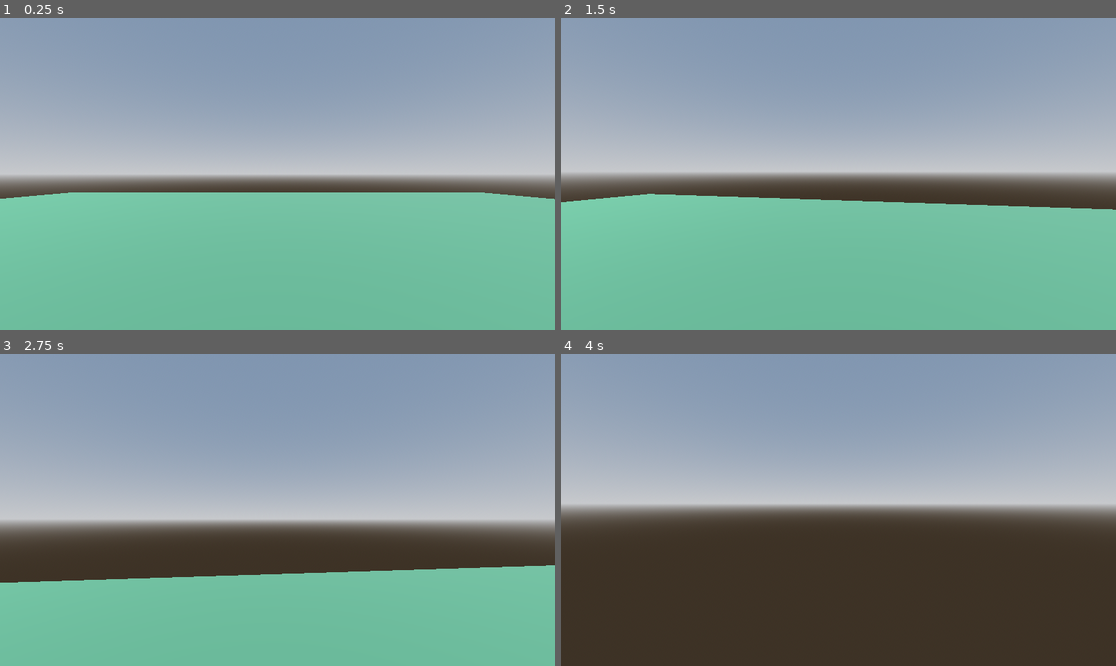
Above: before the commit, frames 1-4 (two rows, left to right).
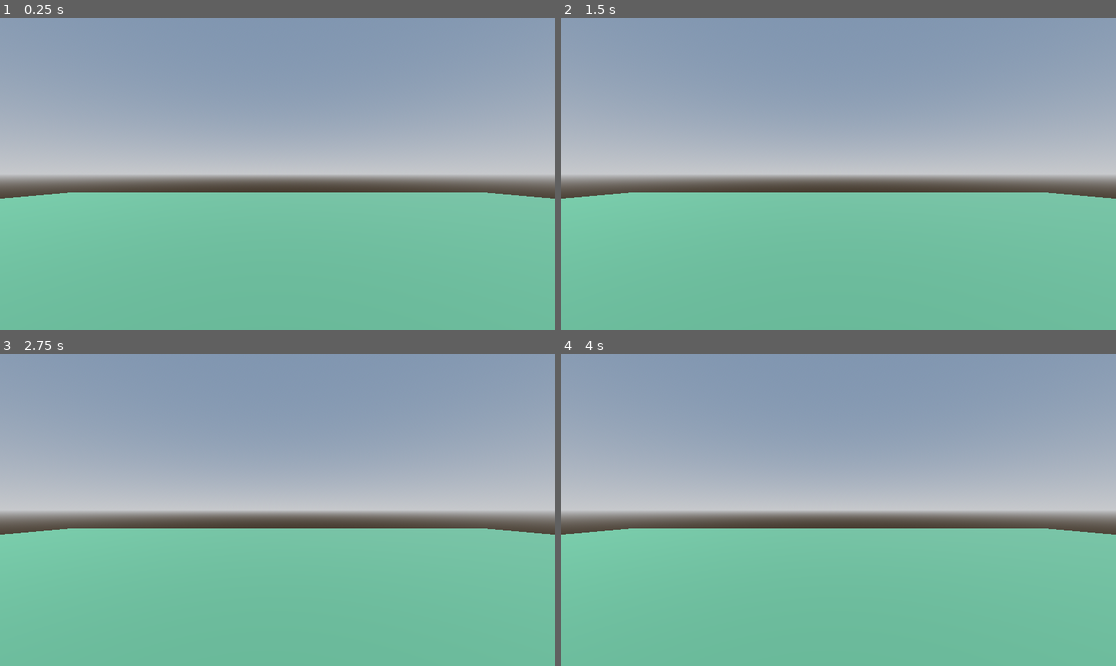
Above: after the commit, the same moments.

Repository: christian-suar/eyes-unseen
Game: Godot game, scene res://scenes/game.tscn
Two runs of this game, one before a commit and one after it. Both use one fixed random seed, a clock stepped at 60 frames per second and the inputs below.
Inputs (mouse positions are in pixels of both pictures, inside the frame that each line leads up to):
- Up to frame 1 (0.25 s): no input
- Up to frame 2 (1.5 s): tap Enter at 0.5 s; move the mouse to (866, 174) at 0.52 s; hold W (move_forward) from 0.53 s (still down); click (866, 174) at 0.6 s; tap Space (jump) at 0.77 s; move the mouse to (810, 174) at 1.27 s; tap Shift (sprint) at 1.35 s
- Up to frame 3 (2.75 s): keep holding W (move_forward); tap Space (jump) at 1.52 s; move the mouse to (288, 503) at 2.02 s; click (288, 503) at 2.1 s
- Up to frame 4 (4 s): keep holding W (move_forward); move the mouse to (832, 516) at 2.77 s; tap Shift (sprint) at 2.85 s; tap Space (jump) at 3.02, 3.77 s; move the mouse to (877, 513) at 3.52 s; click (877, 513) at 3.6 s

The runs differ from the first frame. In frame 1, less than 0.1% of the frame differs, in the area x 0-100%, y 55-59%; in frame 2, 4.4%; in frame 3, 20%; in frame 4, 49%, in the area x 0-100%, y 48-100%.
Error after the commit: Parse Error: Identifier "dof_strengths" not declared in the current scope. (res://temp_player.gd:26)

Commit message:
working on blur slider

Diff:
--- /dev/null
+++ b/DOFBlur.gd
@@ -0,0 +1,5 @@
+extends Node
+
+# solely to get the blur slider in the pause menu to actually update the dof
+# blur of the player node (depth of field
+var dof_blur_strength = 0.01
--- /dev/null
+++ b/scenes/WorldEnvironment.gd
@@ -0,0 +1,10 @@
+extends WorldEnvironment
+
+
+# Called when the node enters the scene tree for the first time.
+func _ready():
+	var environment = $"."
+
+
+func apply_dof_blur(strength):
+	environment.dof_blur_amount = strength
--- a/scenes/game.gd
+++ b/scenes/game.gd
@@ -1,5 +1,4 @@
 extends Node3D
-@onready var game_node = $"."
 
 # Called when the node enters the scene tree for the first time.
 func _ready():
--- a/scenes/pause_menu.tscn
+++ b/scenes/pause_menu.tscn
@@ -1,6 +1,7 @@
-[gd_scene load_steps=2 format=3 uid="uid://ckv8rcvtsmmsm"]
+[gd_scene load_steps=3 format=3 uid="uid://ckv8rcvtsmmsm"]
 
 [ext_resource type="Script" path="res://scenes/pause_menu.gd" id="1_uxbfk"]
+[ext_resource type="PackedScene" uid="uid://cp1ndlafsq2mm" path="res://sliders/blur_slider.tscn" id="2_sdhyg"]
 
 [node name="PauseMenu" type="Control"]
 process_mode = 2
@@ -59,5 +60,15 @@
 text = "EXIT
 "
 
+[node name="BlurSlider" parent="Panel/VBoxContainer" instance=ExtResource("2_sdhyg")]
+position = Vector2(-402, -103)
+
+[node name="Label" type="Label" parent="Panel/VBoxContainer/BlurSlider"]
+offset_left = 85.0
+offset_top = -50.0
+offset_right = 166.0
+offset_bottom = -27.0
+text = "Blur Slider"
+
 [connection signal="pressed" from="Panel/VBoxContainer/ResumeButton" to="." method="_on_resume_button_pressed"]
 [connection signal="pressed" from="Panel/VBoxContainer/ExitButton" to="." method="_on_exit_button_pressed"]
--- a/scenes/temp_player.tscn
+++ b/scenes/temp_player.tscn
@@ -1,6 +1,7 @@
-[gd_scene load_steps=8 format=3 uid="uid://doxlf84fpy8ko"]
+[gd_scene load_steps=9 format=3 uid="uid://doxlf84fpy8ko"]
 
 [ext_resource type="Script" path="res://temp_player.gd" id="1_ofada"]
+[ext_resource type="Script" path="res://scenes/WorldEnvironment.gd" id="2_dv44j"]
 
 [sub_resource type="ProceduralSkyMaterial" id="ProceduralSkyMaterial_ut32g"]
 sky_horizon_color = Color(0.64625, 0.65575, 0.67075, 1)
@@ -28,6 +29,7 @@
 [node name="WorldEnvironment" type="WorldEnvironment" parent="."]
 environment = SubResource("Environment_3p3a2")
 camera_attributes = SubResource("CameraAttributesPractical_tuqe8")
+script = ExtResource("2_dv44j")
 
 [node name="MeshInstance3D" type="MeshInstance3D" parent="."]
 mesh = SubResource("CapsuleMesh_b1fkt")
--- /dev/null
+++ b/singlenode/dof_blur.tscn
@@ -0,0 +1,6 @@
+[gd_scene load_steps=2 format=3 uid="uid://cwstcve8hqqyx"]
+
+[ext_resource type="Script" path="res://DOFBlur.gd" id="1_i6sma"]
+
+[node name="DOFBlur" type="Node"]
+script = ExtResource("1_i6sma")
--- /dev/null
+++ b/sliders/HSlider.gd
@@ -0,0 +1,19 @@
+extends HSlider
+
+
+# Called when the node enters the scene tree for the first time.
+func _ready():
+	pass # Replace with function body.
+
+
+# Called every frame. 'delta' is the elapsed time since the previous frame.
+func _process(delta):
+	pass
+
+
+
+
+
+func _on_value_changed(value):
+	var dof_blur = preload("res://singlenode/dof_blur.tscn").new()
+	dof_blur.dof_blur_strength = value
--- /dev/null
+++ b/sliders/blur_slider.gd
@@ -0,0 +1,11 @@
+extends Node2D
+
+
+# Called when the node enters the scene tree for the first time.
+func _ready():
+	pass # Replace with function body.
+
+
+# Called every frame. 'delta' is the elapsed time since the previous frame.
+func _process(delta):
+	pass
--- a/sliders/blur_slider.tscn
+++ b/sliders/blur_slider.tscn
@@ -1,13 +1,16 @@
-[gd_scene format=3 uid="uid://cp1ndlafsq2mm"]
+[gd_scene load_steps=2 format=3 uid="uid://cp1ndlafsq2mm"]
+
+[ext_resource type="Script" path="res://sliders/HSlider.gd" id="1_lf0k5"]
 
 [node name="BlurSlider" type="Node2D"]
 
-[node name="CanvasLayer" type="CanvasLayer" parent="."]
-
-[node name="HSlider" type="HSlider" parent="CanvasLayer"]
+[node name="HSlider" type="HSlider" parent="."]
 offset_right = 234.0
 offset_bottom = 16.0
 min_value = 0.01
 max_value = 10.0
 step = 0.01
 value = 1.0
+script = ExtResource("1_lf0k5")
+
+[connection signal="value_changed" from="HSlider" to="HSlider" method="_on_value_changed"]
--- a/temp_player.gd
+++ b/temp_player.gd
@@ -20,6 +20,12 @@
 
 func _ready():
 	Input.set_mouse_mode(Input.MOUSE_MODE_CAPTURED)
+	#dof blur
+	var dof_blur = preload("res://singlenode/dof_blur.tscn").new()
+	var dof_strength = dof_blur.dof_blur_strength
+	apply_dof_blur(dof_strengths)
+
+
 
 func _unhandled_input(event: InputEvent):
 	if event is InputEventMouseMotion:
